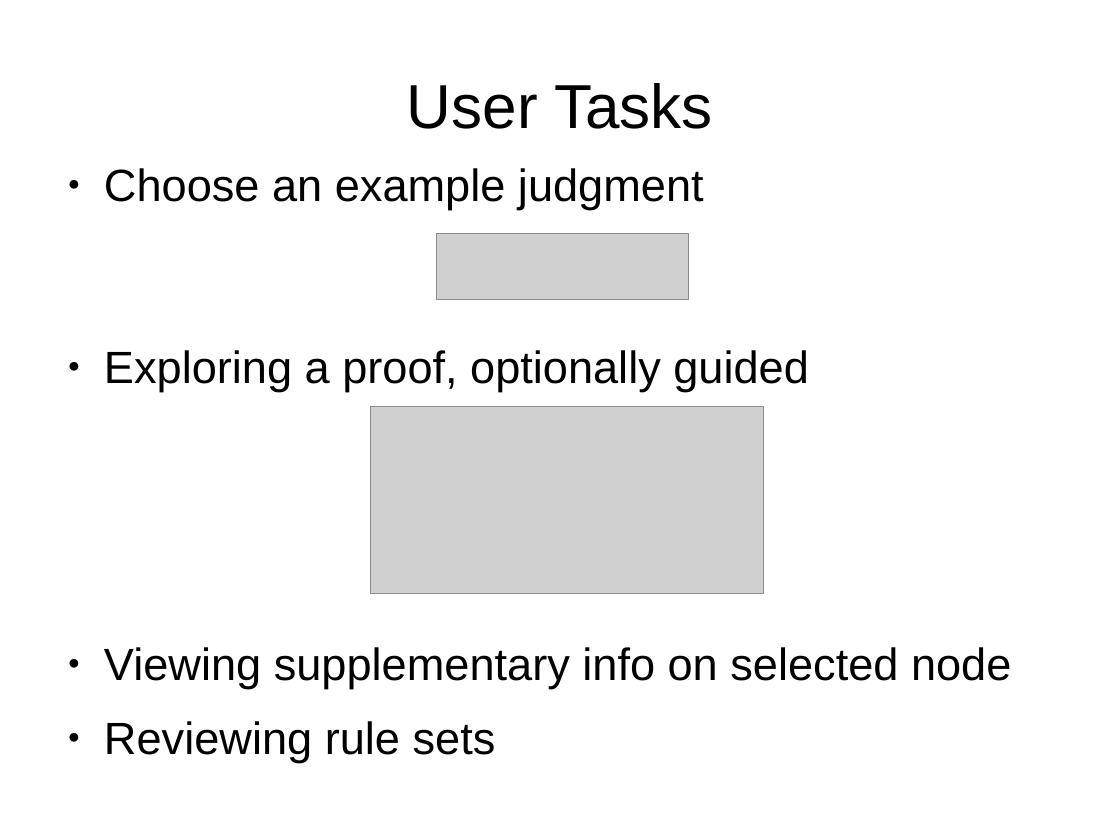
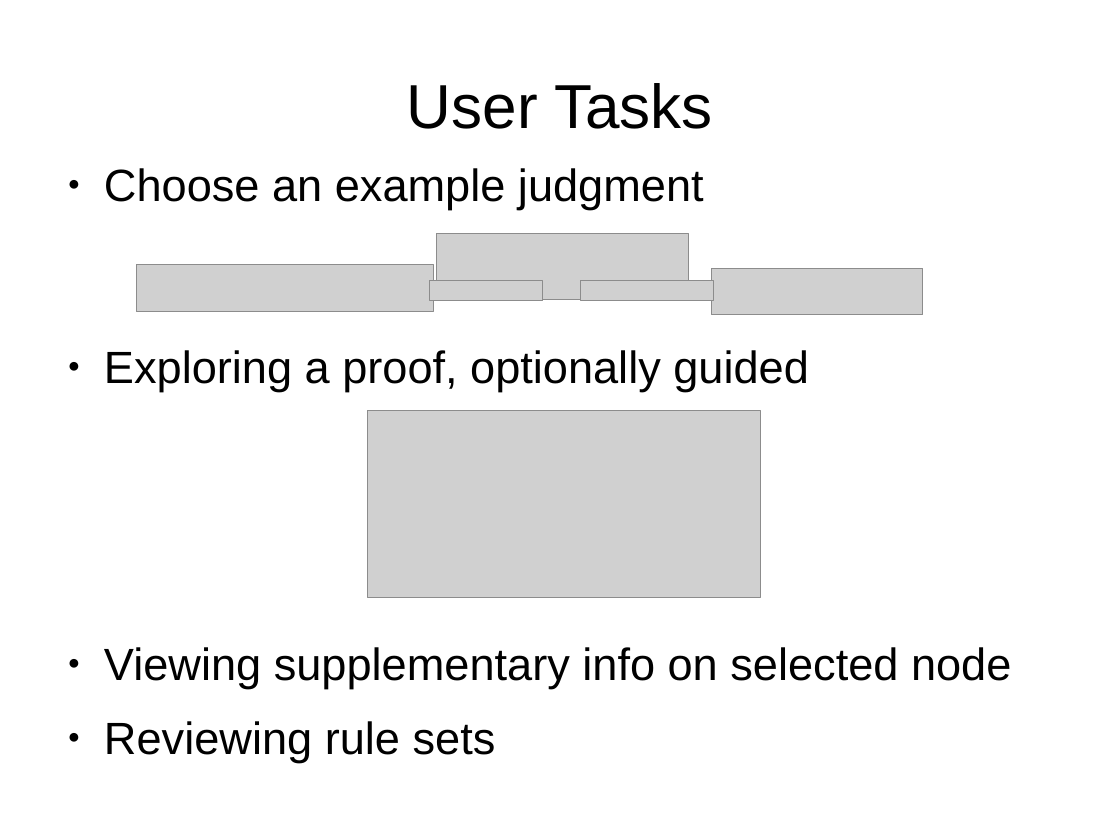
Before and after one commit to seachel/Treehehe, a slide deck: slide 3 of Presentation/VA_presentation.odp. Drawn at 1120x840 pixels with LibreOffice and Linux fonts; fonts in the diff are those of the drawing; grey boxes stand for pictures. Boxes give left, top, right and bottom in pixels: in the first picture for what was removed or moved away, otherwise in the second. Text is boxed around its words. In the diff, an @@ line names an element or a change of style, - is before the commit and + after.

Commit message:
Work on presentation: application domain, user tasks, and InfoVis elements

```diff
--- a/Presentation/VA_presentation.odp
+++ b/Presentation/VA_presentation.odp
@@ picture added at <box>136,264,433,312</box> @@
@@ picture added at <box>711,268,924,315</box> @@
@@ picture added at <box>429,281,543,301</box> @@
@@ picture added at <box>581,281,713,301</box> @@
@@ picture: place and size @@
-picture at <box>371,408,764,595</box>
+picture at <box>367,411,760,598</box>
```
Also in this commit, not shown: 3 other slides changed, 1 slide added, 1 slide removed.
